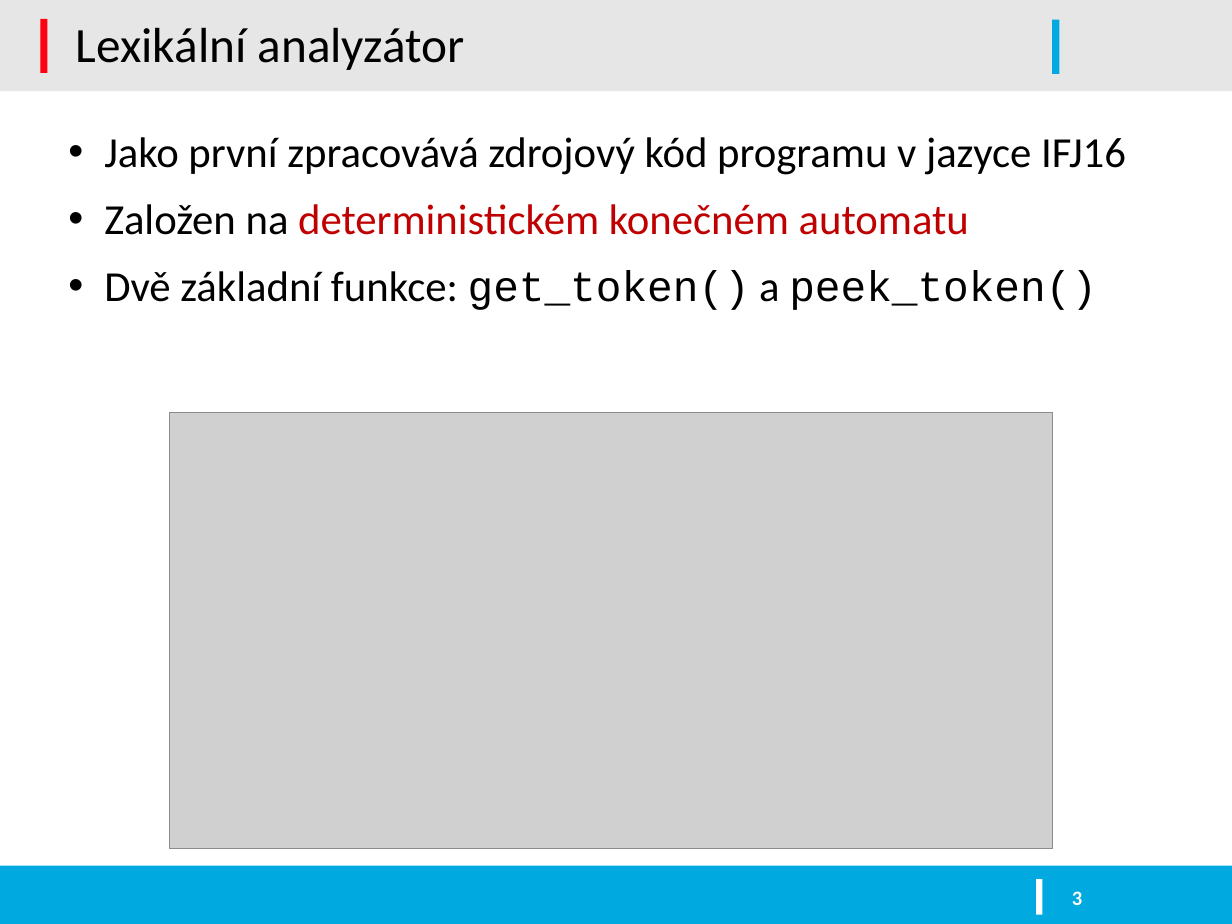
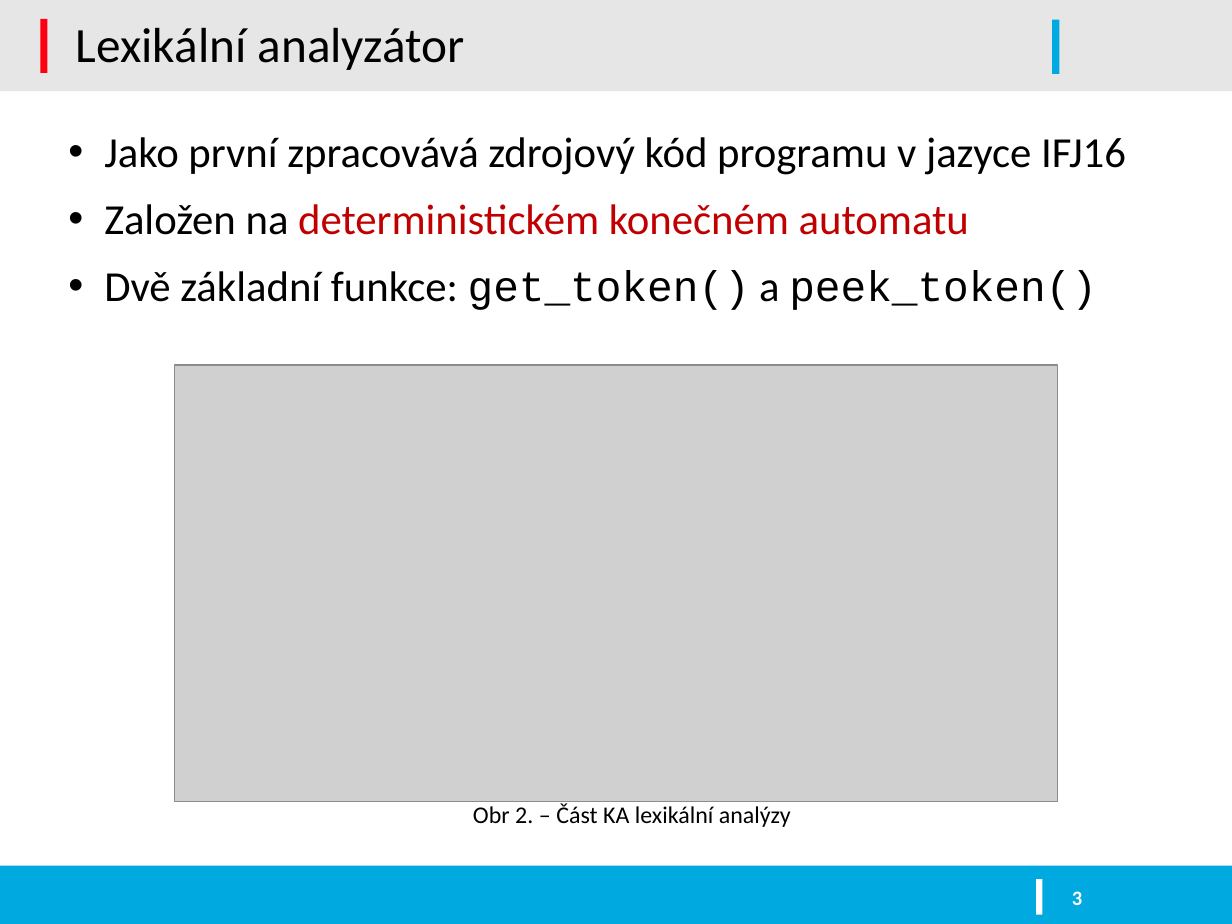
Before and after one commit to kysel/IFJ16, a slide deck: slide 3 of docs/prezentace.pptx. Drawn at 1232x924 pixels with LibreOffice and Linux fonts; fonts in the diff are those of the drawing; grey boxes stand for pictures; background and template pictures are left out. Boxes give left, top, right and bottom in pixels: in the first picture for what was removed or moved away, otherwise in the second. Text is boxed around its words. In the diff, an @@ line names an element or a change of style, - is before the commit and + after.

```diff
--- a/docs/prezentace.pptx
+++ b/docs/prezentace.pptx
@@ picture: place and size @@
-picture at (170, 413, 1052, 849)
+picture at (175, 365, 1057, 801)
@@ text added at (473, 803, 791, 827), 14 pt, text #000000 @@
+Obr 2. – Část KA lexikální analýzy
```
Also in this commit, not shown: 6 other slides changed.
